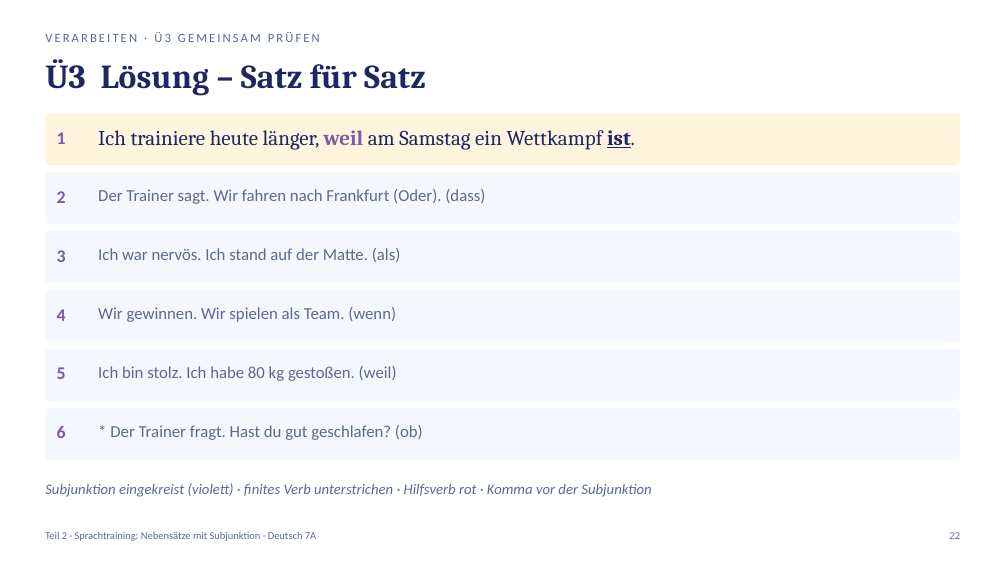
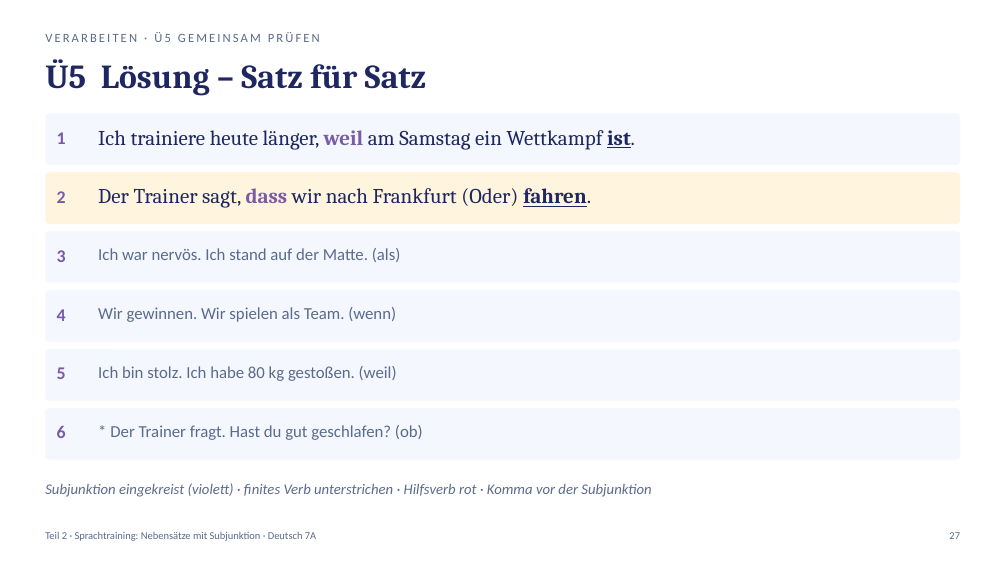
Before and after one commit to golzkonstantin-gif/Schule, a slide deck: slide 27 of Deutsch_7A/Balladen/Woche2/Mittwoch_04-11_Deutsch_7A.pptx (slide 22 before the commit). Drawn at 1008x567 pixels with LibreOffice and Linux fonts; fonts in the diff are those of the drawing. Boxes give left, top, right and bottom in pixels: in the first picture for what was removed or moved away, otherwise in the second. Text is boxed around its words. In the diff, an @@ line names an element or a change of style, - is before the commit and + after.

```diff
--- a/Deutsch_7A/Balladen/Woche2/Mittwoch_04-11_Deutsch_7A.pptx
+++ b/Deutsch_7A/Balladen/Woche2/Mittwoch_04-11_Deutsch_7A.pptx
@@ text at bbox=[45, 59, 427, 96]: text changed @@
-Ü3 Lösung – Satz für Satz
+Ü5 Lösung – Satz für Satz
@@ text at bbox=[45, 32, 320, 42]: text changed @@
-VERARBEITEN · Ü3 GEMEINSAM PRÜFEN
+VERARBEITEN · Ü5 GEMEINSAM PRÜFEN
@@ rounded rectangle at bbox=[45, 113, 960, 165]: fill #FFF4DE to #F4F7FD @@
@@ rounded rectangle at bbox=[45, 172, 960, 224]: fill #F4F7FD to #FFF4DE @@
@@ text at bbox=[98, 188, 591, 208]: text changed; size 16 to 20 pt; font Calibri to Cambria; text colour #5B6B8C to #1E2761 @@
-Der Trainer sagt. Wir fahren nach Frankfurt (Oder). (dass)
+Der Trainer sagt, dass wir nach Frankfurt (Oder) fahren.
```
Also in this commit, not shown: 25 other slides changed, 4 slides added, 2 slides removed, 24 other files.
